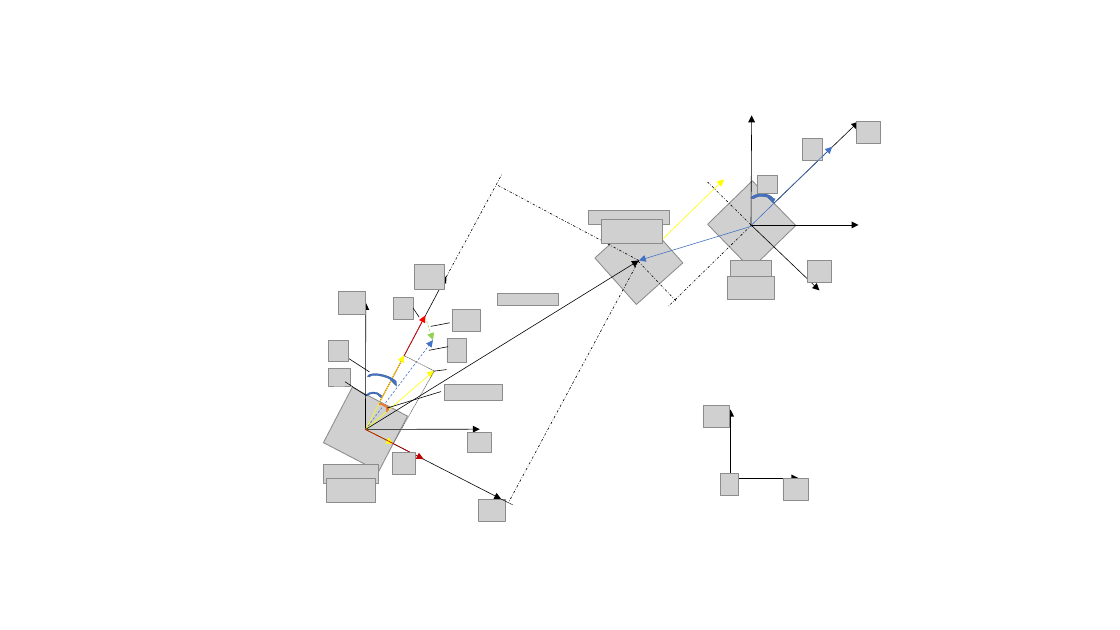
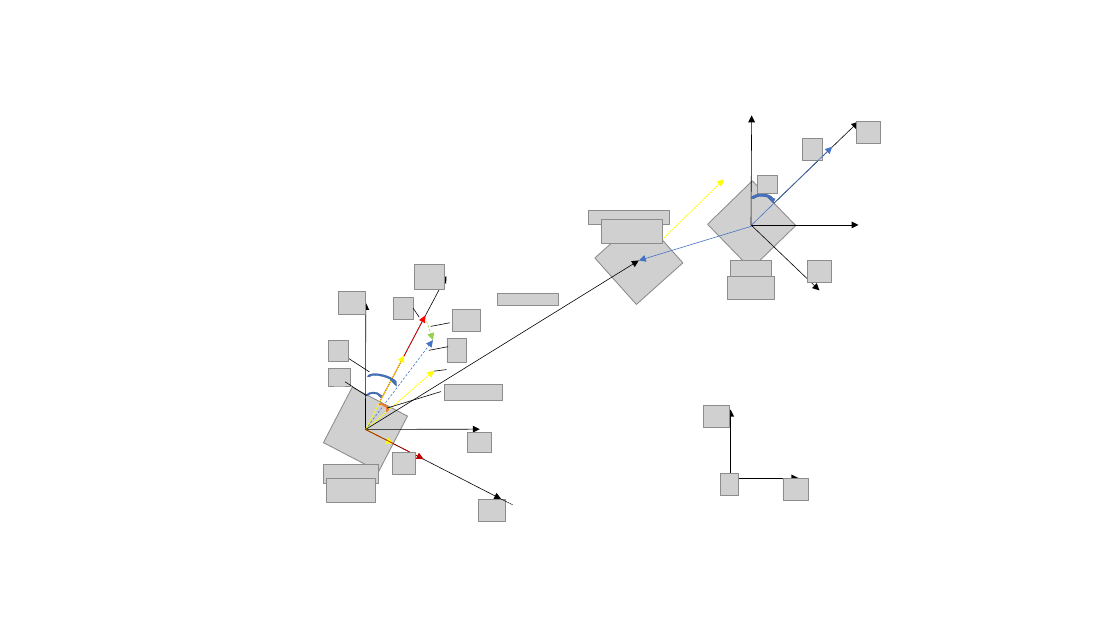
Before and after one commit to lee-shun/fixed_wing_formation_control, a slide deck: slide 2 of graduation_thesis/figures/c2/pictures.pptx. Drawn at 1120x630 pixels with LibreOffice and Linux fonts; fonts in the diff are those of the drawing; grey boxes stand for pictures; background and template pictures are left out. Boxes give left, top, right and bottom in pixels: in the first picture for what was removed or moved away, otherwise in the second. Text is boxed around its words. In the diff, an @@ line names an element or a change of style, - is before the commit and + after.

```diff
--- a/graduation_thesis/figures/c2/pictures.pptx
+++ b/graduation_thesis/figures/c2/pictures.pptx
@@ line removed from (446, 277) to (502, 174) @@
@@ line removed from (639, 260) to (497, 185) @@
@@ line removed from (751, 225) to (707, 182) @@
@@ line removed from (752, 225) to (669, 306) @@
@@ line removed from (639, 260) to (509, 502) @@
@@ line removed from (639, 261) to (676, 301) @@
@@ line removed from (434, 371) to (404, 355) @@
@@ line removed from (434, 371) to (393, 444) @@
```
Also in this commit, not shown: 1 other slide changed, 7 other files.
